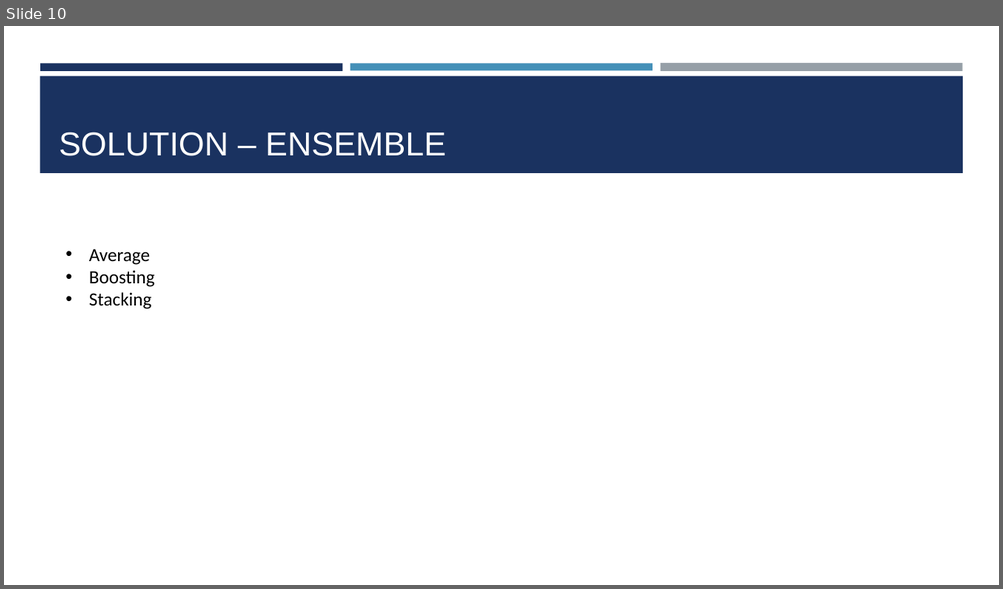
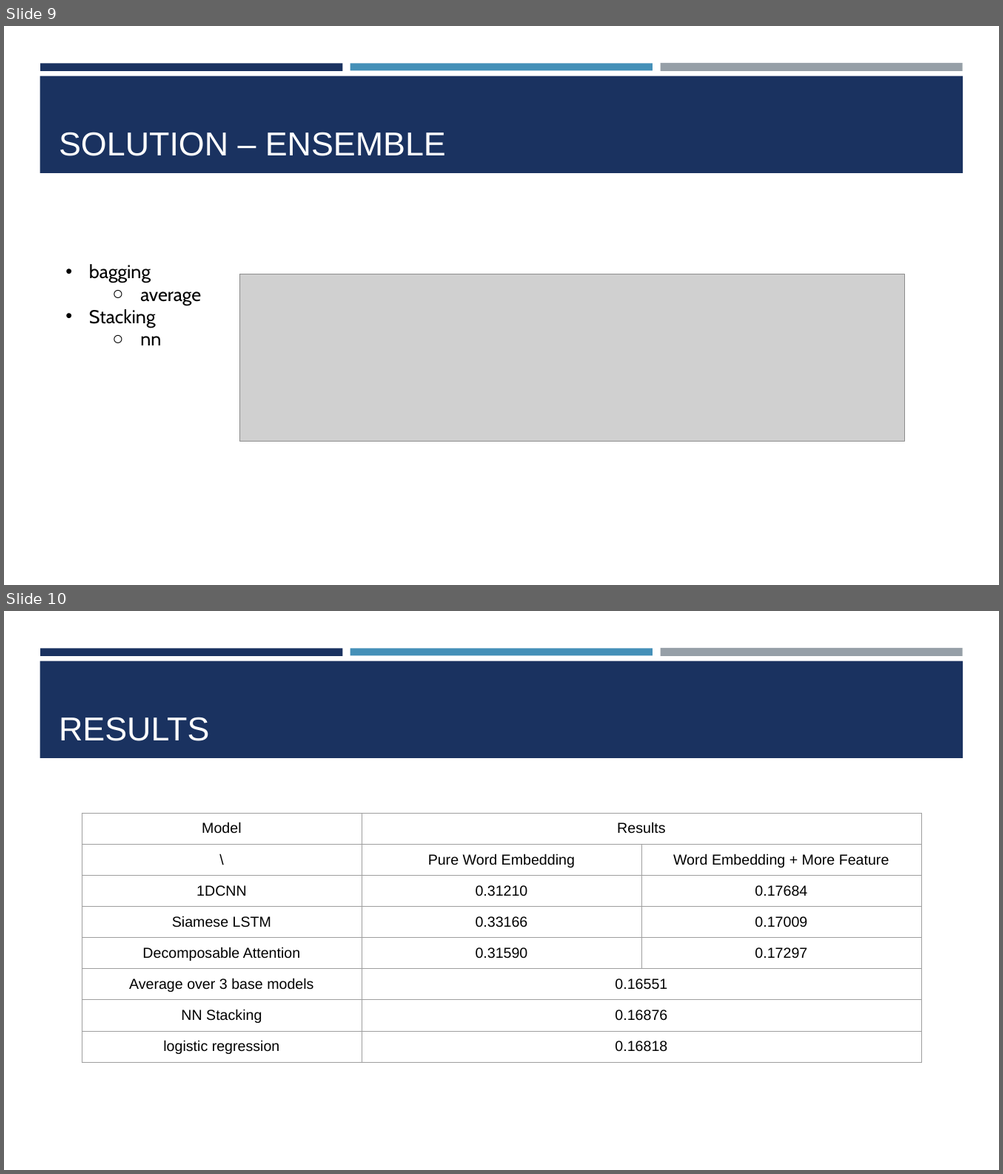
Before and after one commit to BinQian/COMP6208, a slide deck: report/presentation.pptx. Shown one above the other, each under a label of ours: slide 10 before the commit, slides 9 and 10 after it. The pictures are 1003x589 and 1003x1174 pixels, drawn with LibreOffice and Linux fonts; fonts in the diff are those of the drawing; grey boxes stand for pictures. Boxes give left, top, right and bottom in pixels: in the first picture for what was removed or moved away, otherwise in the second. Text is boxed around its words. In the diff, an @@ line names an element or a change of style, - is before the commit and + after.

```diff
--- a/report/presentation.pptx
+++ b/report/presentation.pptx
@@ slide 10 added at bbox=[4, 611, 999, 1170], background #FFFFFF; not listed: 4 template elements that a slide beside it also shows @@
@@ title added at bbox=[59, 717, 209, 741], 32 pt, text #FFFFFF @@
+RESULTS
@@ table added at bbox=[82, 813, 921, 1058], 8 rows, 3 columns @@
+Model | Results | 
+\ | Pure Word Embedding | Word Embedding + More Feature
+1DCNN | 0.31210 | 0.17684
+Siamese LSTM | 0.33166 | 0.17009
+Decomposable Attention | 0.31590 | 0.17297
+Average over 3 base models | 0.16551 | 
+NN Stacking | 0.16876 | 
+logistic regression | 0.16818 | 
@@ what was slide 10 is now slide 9 @@
@@ slide 9 changed as well @@
@@ text at bbox=[89, 264, 201, 306]: text changed; font Calibri to Cabin @@
-• Average
-• Boosting
+• bagging
+  ○ average
@@ picture added at bbox=[240, 275, 904, 442] @@
@@ text at bbox=[89, 309, 156, 328]: font Calibri to Cabin in "Stacking" @@
@@ text at bbox=[140, 336, 161, 346]: paragraph added @@
+  ○ nn
```
Also in this commit, not shown: 9 other slides changed, 2 other slides added, 4 slides removed, 9 other files.
